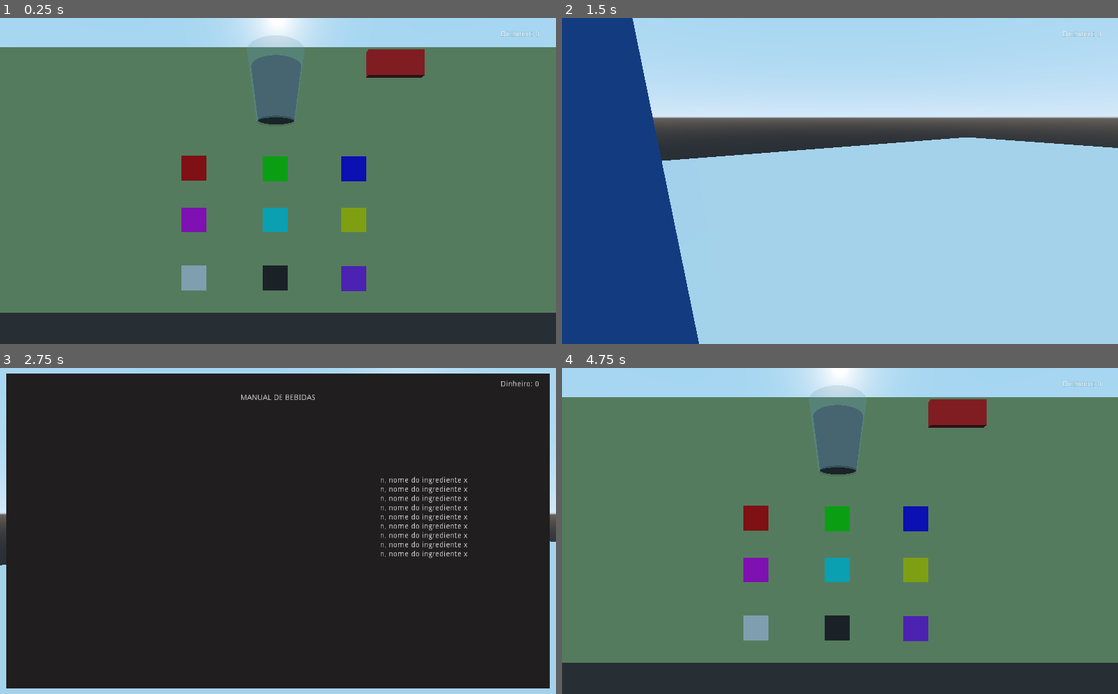
Above: before the commit, frames 1-4 (two rows, left to right).
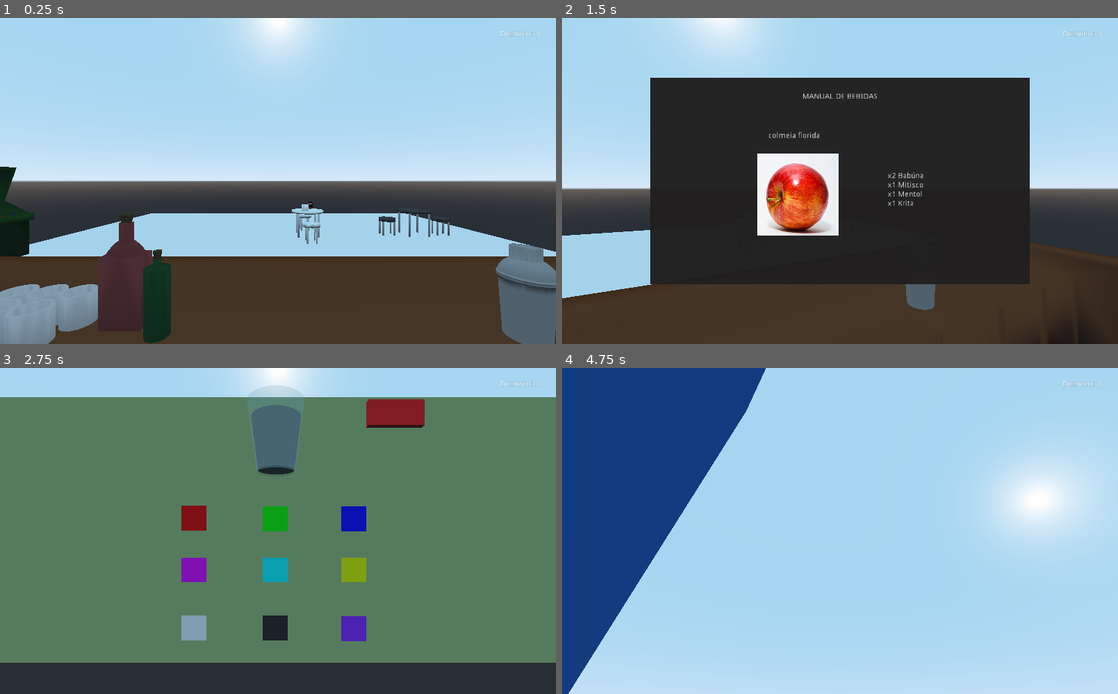
Above: after the commit, the same moments.

Repository: PMiguelez/Jogo
Game: Godot game, scene res://Scenes/Main.tscn
Same seed, same stepped clock (60 frames per second), same inputs: the game is played once before the commit and once after it. Before the commit the project starts from res://Scenes/Drinks.tscn.
Inputs (mouse positions are in pixels of both pictures, inside the frame that each line leads up to):
- Up to frame 1 (0.25 s): no input
- Up to frame 2 (1.5 s): tap Enter at 0.5 s; move the mouse to (962, 164) at 0.52 s; hold Right (ui_right) 0.53-1.25 s; hold Tab (open_dg) 0.53-1.25 s; click (962, 164) at 0.67 s; tap B (open_drinks) at 0.8 s; tap Space at 1.25 s; drag from (728, 197) to (812, 246) at 1.27 s
- Up to frame 3 (2.75 s): move the mouse to (333, 459) at 2.02 s; hold Right (ui_right) from 2.03 s (still down); hold Tab (open_dg) from 2.03 s (still down); click (333, 459) at 2.17 s; tap B (open_drinks) at 2.3 s
- Up to frame 4 (4.75 s): release Right (ui_right) at 2.75 s; release Tab (open_dg) at 2.75 s; tap Enter at 2.75, 4.25 s; drag from (812, 596) to (673, 482) at 2.77 s; tap Space at 3.5 s; move the mouse to (1006, 579) at 3.52 s; hold Left (ui_left) 3.53-4.25 s; hold Tab (open_dg) 3.53-4.25 s; click (1006, 579) at 3.67 s; tap B (open_drinks) at 3.8 s; drag from (673, 482) to (756, 449) at 4.27 s

The runs differ from the first frame. In frame 1, 90% of the frame differs, in the area x 0-100%, y 8-100%; in frame 2, 82%; in frame 3, 90%; in frame 4, 95%, in the area x 0-100%, y 0-100%.

Commit message:
Criando sistema de pedidos aleatórios / Melhorando design geral
Dando nomes aos ingredientes / Escolha de ingredientes e suas quantidades aleatória / Escolha de imagens aleatória / Escolha dos nomes das bebidas aleatória / Criação de objetos para a cena

Diff:
--- a/Scenes/DrinksGuide.tscn
+++ b/Scenes/DrinksGuide.tscn
@@ -1,6 +1,8 @@
-[gd_scene load_steps=2 format=2]
+[gd_scene load_steps=3 format=2]
 
 [ext_resource path="res://Scripts/DrinksGuide.gd" type="Script" id=1]
+
+[sub_resource type="StreamTexture" id=1]
 
 [node name="DrinksGuide" type="Control"]
 pause_mode = 2
@@ -13,20 +15,20 @@
 anchor_top = 0.5
 anchor_right = 0.5
 anchor_bottom = 0.5
-margin_left = -500.0
-margin_top = -290.0
-margin_right = 500.0
-margin_bottom = 290.0
+margin_left = -350.0
+margin_top = -190.0
+margin_right = 350.0
+margin_bottom = 190.0
 mouse_filter = 2
-color = Color( 0.129412, 0.121569, 0.121569, 1 )
+color = Color( 0.129412, 0.121569, 0.121569, 0.972549 )
 
 [node name="DrinksGuideTitle" type="Label" parent="."]
 anchor_left = 0.5
 anchor_right = 0.5
 margin_left = -150.0
-margin_top = 30.0
+margin_top = 120.0
 margin_right = 150.0
-margin_bottom = 80.0
+margin_bottom = 170.0
 text = "MANUAL DE BEBIDAS"
 align = 1
 valign = 1
@@ -34,14 +36,14 @@
 "_edit_use_anchors_": true
 }
 
-[node name="VBoxContainer" type="VBoxContainer" parent="."]
-margin_left = 700.0
-margin_top = 200.0
-margin_right = 861.0
-margin_bottom = 350.0
+[node name="IngredientsBox" type="VBoxContainer" parent="."]
+margin_left = 600.0
+margin_top = 250.0
+margin_right = 761.0
+margin_bottom = 400.0
 alignment = 1
 
-[node name="Label" type="Label" parent="VBoxContainer"]
+[node name="Ingredients" type="Label" parent="IngredientsBox"]
 margin_right = 161.0
 margin_bottom = 150.0
 text = "n, nome do ingrediente x
@@ -53,4 +55,19 @@
 n, nome do ingrediente x
 n, nome do ingrediente x
 n, nome do ingrediente x"
+
+[node name="DrinksName" type="Label" parent="."]
+margin_left = 375.0
+margin_top = 210.0
+margin_right = 480.0
+margin_bottom = 224.0
+text = "Nome da bebida"
 align = 1
+
+[node name="DrinksImage" type="TextureRect" parent="."]
+margin_left = 360.0
+margin_top = 250.0
+margin_right = 510.0
+margin_bottom = 400.0
+texture = SubResource( 1 )
+expand = true
--- a/Scenes/Main.tscn
+++ b/Scenes/Main.tscn
@@ -1,8 +1,14 @@
-[gd_scene load_steps=9 format=2]
+[gd_scene load_steps=49 format=2]
 
 [ext_resource path="res://Scenes/DrinksGuide.tscn" type="PackedScene" id=1]
 [ext_resource path="res://Scripts/camera_control.gd" type="Script" id=2]
 [ext_resource path="res://Scripts/Player.gd" type="Script" id=3]
+[ext_resource path="res://Models/Bar.obj" type="ArrayMesh" id=4]
+[ext_resource path="res://Models/Tables.obj" type="ArrayMesh" id=5]
+[ext_resource path="res://Models/Tables2.obj" type="ArrayMesh" id=6]
+[ext_resource path="res://Models/Arcades.obj" type="ArrayMesh" id=7]
+[ext_resource path="res://Models/Soda_can.obj" type="ArrayMesh" id=8]
+[ext_resource path="res://Models/banco_bar.obj" type="ArrayMesh" id=9]
 
 [sub_resource type="CubeMesh" id=1]
 
@@ -16,13 +22,114 @@
 
 [sub_resource type="BoxShape" id=5]
 
+[sub_resource type="SpatialMaterial" id=7]
+albedo_color = Color( 0.0705882, 0.254902, 0.113725, 1 )
+
+[sub_resource type="SpatialMaterial" id=17]
+albedo_color = Color( 0.647059, 0.627451, 0.627451, 1 )
+
+[sub_resource type="SpatialMaterial" id=18]
+albedo_color = Color( 0.470588, 0.203922, 0.203922, 1 )
+
+[sub_resource type="SpatialMaterial" id=19]
+albedo_color = Color( 0.317647, 0.235294, 0.145098, 1 )
+
+[sub_resource type="SpatialMaterial" id=20]
+albedo_color = Color( 0.427451, 0.239216, 0.129412, 1 )
+
+[sub_resource type="SpatialMaterial" id=21]
+albedo_color = Color( 0.807843, 0.756863, 0.756863, 1 )
+
+[sub_resource type="SpatialMaterial" id=13]
+albedo_color = Color( 0.752941, 0.745098, 0.745098, 1 )
+
+[sub_resource type="SpatialMaterial" id=14]
+albedo_color = Color( 0.752941, 0.745098, 0.745098, 1 )
+
+[sub_resource type="SpatialMaterial" id=15]
+albedo_color = Color( 0.305882, 0.278431, 0.278431, 1 )
+
+[sub_resource type="SpatialMaterial" id=16]
+albedo_color = Color( 0.305882, 0.278431, 0.278431, 1 )
+
+[sub_resource type="SpatialMaterial" id=22]
+albedo_color = Color( 0.141176, 0.552941, 0.109804, 1 )
+
+[sub_resource type="SpatialMaterial" id=23]
+albedo_color = Color( 0.231373, 0.231373, 0.231373, 1 )
+
+[sub_resource type="SpatialMaterial" id=24]
+albedo_color = Color( 0.713726, 0.0666667, 0.0666667, 1 )
+
+[sub_resource type="SpatialMaterial" id=25]
+albedo_color = Color( 0.0666667, 0.231373, 0.0431373, 1 )
+
+[sub_resource type="SpatialMaterial" id=26]
+albedo_color = Color( 0.603922, 0.482353, 0.027451, 1 )
+
+[sub_resource type="SpatialMaterial" id=27]
+albedo_color = Color( 0.196078, 0.141176, 0.427451, 1 )
+
+[sub_resource type="SpatialMaterial" id=28]
+albedo_color = Color( 0.403922, 0.376471, 0.376471, 1 )
+
+[sub_resource type="SpatialMaterial" id=29]
+albedo_color = Color( 0.776471, 0.690196, 0.690196, 1 )
+
+[sub_resource type="SpatialMaterial" id=30]
+albedo_color = Color( 0.529412, 0.0470588, 0.0470588, 1 )
+
+[sub_resource type="SpatialMaterial" id=31]
+albedo_color = Color( 0.0668945, 0.0611458, 0.0611458, 1 )
+
+[sub_resource type="SpatialMaterial" id=32]
+albedo_color = Color( 0.529412, 0.0470588, 0.0470588, 1 )
+
+[sub_resource type="SpatialMaterial" id=33]
+albedo_color = Color( 0.529412, 0.0470588, 0.0470588, 1 )
+
+[sub_resource type="SpatialMaterial" id=34]
+
+[sub_resource type="SpatialMaterial" id=35]
+albedo_color = Color( 0, 0, 0, 1 )
+
+[sub_resource type="SpatialMaterial" id=36]
+albedo_color = Color( 0, 0, 0, 1 )
+
+[sub_resource type="SpatialMaterial" id=37]
+albedo_color = Color( 0, 0, 0, 1 )
+
+[sub_resource type="SpatialMaterial" id=38]
+albedo_color = Color( 0, 0, 0, 1 )
+
+[sub_resource type="SpatialMaterial" id=39]
+albedo_color = Color( 0, 0, 0, 1 )
+
+[sub_resource type="SpatialMaterial" id=40]
+albedo_color = Color( 0, 0, 0, 1 )
+
+[sub_resource type="SpatialMaterial" id=41]
+albedo_color = Color( 0, 0, 0, 1 )
+
+[sub_resource type="SpatialMaterial" id=42]
+
+[sub_resource type="SpatialMaterial" id=43]
+albedo_color = Color( 0.529412, 0.0470588, 0.0470588, 1 )
+
+[sub_resource type="SpatialMaterial" id=44]
+albedo_color = Color( 0.529412, 0.0470588, 0.0470588, 1 )
+
+[sub_resource type="SpatialMaterial" id=45]
+albedo_color = Color( 0.529412, 0.0470588, 0.0470588, 1 )
+
 [node name="Main" type="Spatial"]
+transform = Transform( 1, 0, 0, 0, 1, 0, 0, 0, 1, 53.3649, 12.2011, -54.3815 )
 
 [node name="DrinksGuide" parent="." instance=ExtResource( 1 )]
 visible = false
 
 [node name="Floor" type="StaticBody" parent="."]
-transform = Transform( 30, 0, 0, 0, 2, 0, 0, 0, 30, 0, 0, 0 )
+transform = Transform( 40, 0, 0, 0, 2, 0, 0, 0, 40, 0, 0, -10 )
 __meta__ = {
 "_edit_group_": true
 }
@@ -35,11 +142,8 @@
 shape = SubResource( 2 )
 
 [node name="Player" type="KinematicBody" parent="."]
-transform = Transform( 1, 0, 0, 0, 2.5, 0, 0, 0, 1, 0, 4.6, 24 )
+transform = Transform( 1, 0, 0, 0, 6, 0, 0, 0, 1, 0, 8, 24 )
 script = ExtResource( 3 )
-__meta__ = {
-"_edit_group_": true
-}
 
 [node name="MeshInstance" type="MeshInstance" parent="Player"]
 mesh = SubResource( 4 )
@@ -51,6 +155,95 @@
 [node name="Camera" type="Camera" parent="Player"]
 transform = Transform( 1, 0, 0, 0, 0.333333, 0, 0, 0, 1, 0, 0.7, -1.1 )
 script = ExtResource( 2 )
-sensitivity = 0.15
+sensitivity = 0.25
 yaw_limit = 90
-pitch_limit = 40
+pitch_limit = 60
+
+[node name="Bar" type="MeshInstance" parent="."]
+transform = Transform( 0.3, 0, 0, 0, -1.31134e-08, 0.3, 0, -0.3, -1.31134e-08, 0.628, 1.9, 21.301 )
+mesh = ExtResource( 4 )
+material/0 = SubResource( 7 )
+material/1 = SubResource( 17 )
+material/2 = SubResource( 18 )
+material/3 = SubResource( 19 )
+material/4 = SubResource( 20 )
+material/5 = SubResource( 21 )
+
+[node name="Tables" type="MeshInstance" parent="."]
+transform = Transform( 0.3, 0, 0, 0, -1.31134e-08, 0.3, 0, -0.3, -1.31134e-08, 22.9483, 1.9, -19.501 )
+mesh = ExtResource( 5 )
+material/0 = SubResource( 13 )
+material/1 = SubResource( 14 )
+material/2 = SubResource( 15 )
+material/3 = SubResource( 16 )
+
+[node name="Tables2" type="MeshInstance" parent="."]
+transform = Transform( -1.31134e-08, -0.3, 0, -1.31134e-08, 5.73206e-16, 0.3, -0.3, 1.31134e-08, -1.31134e-08, 2.26389, 1.9, -21.7053 )
+mesh = ExtResource( 6 )
+material/0 = null
+material/1 = null
+material/2 = null
+material/3 = null
+material/4 = null
+
+[node name="Arcades" type="MeshInstance" parent="."]
+transform = Transform( -1.31134e-08, 0, 0.3, 0, 0.3, 0, -0.3, 0, -1.31134e-08, -39.7945, 14.3787, -4.351 )
+mesh = ExtResource( 7 )
+material/0 = SubResource( 22 )
+material/1 = SubResource( 23 )
+material/2 = SubResource( 24 )
+material/3 = SubResource( 25 )
+material/4 = SubResource( 26 )
+material/5 = SubResource( 27 )
+
+[node name="Soda_can" type="MeshInstance" parent="."]
+transform = Transform( 0.012, 0, 0, 0, -5.24537e-10, 0.012, 0, -0.012, -5.24537e-10, 6.17869, 6.8722, -21.9014 )
+mesh = ExtResource( 8 )
+material/0 = SubResource( 28 )
+material/1 = SubResource( 29 )
+material/2 = SubResource( 30 )
+material/3 = SubResource( 31 )
+material/4 = SubResource( 32 )
+material/5 = SubResource( 33 )
+material/6 = SubResource( 34 )
+material/7 = SubResource( 35 )
+material/8 = SubResource( 36 )
+material/9 = SubResource( 37 )
+material/10 = SubResource( 38 )
+material/11 = SubResource( 39 )
+material/12 = SubResource( 40 )
+material/13 = SubResource( 41 )
+material/14 = SubResource( 42 )
+material/15 = SubResource( 43 )
+material/16 = SubResource( 44 )
+material/17 = SubResource( 45 )
+
+[node name="banco_bar" type="MeshInstance" parent="."]
+transform = Transform( 0.3, 0, 0, 0, -1.31134e-08, 0.4, 0, -0.3, -1.74846e-08, 9, 1.9, 3 )
+mesh = ExtResource( 9 )
+material/0 = null
+material/1 = null
+
+[node name="banco_bar2" type="MeshInstance" parent="."]
+transform = Transform( 0.3, 0, 0, 0, -1.31134e-08, 0.4, 0, -0.3, -1.74846e-08, 2, 1.9, 3 )
+mesh = ExtResource( 9 )
+material/0 = null
+material/1 = null
+
+[node name="banco_bar3" type="MeshInstance" parent="."]
+transform = Transform( 0.3, 0, 0, 0, -1.31134e-08, 0.4, 0, -0.3, -1.74846e-08, -5, 1.9, 3 )
+mesh = ExtResource( 9 )
+material/0 = null
+material/1 = null
+
+[node name="banco_bar4" type="MeshInstance" parent="."]
+transform = Transform( 0.3, 0, 0, 0, -1.31134e-08, 0.4, 0, -0.3, -1.74846e-08, -12, 1.9, 3 )
+mesh = ExtResource( 9 )
+material/0 = null
+material/1 = null
+
+[node name="banco_bar5" type="MeshInstance" parent="."]
+transform = Transform( 0.3, 0, 0, 0, -1.31134e-08, 0.4, 0, -0.3, -1.74846e-08, -19, 1.9, 3 )
+mesh = ExtResource( 9 )
+material/0 = null
+material/1 = null
--- a/Scripts/DrinksGuide.gd
+++ b/Scripts/DrinksGuide.gd
@@ -7,6 +7,66 @@
 		self.open_dg = !open_dg
 
 func set_menu_open(value):
+	makeDrink()
+	serialize()
 	open_dg = value
 	get_tree().paused = open_dg
 	visible = open_dg
+
+var subs_m = ["padre", "boi", "destilado", "velho", "amor", "cavalo", "martelo", "dia", "capim", "vampiro", "lobisomen", "pedreiro", "camarada", "chefe", "antigo", "onibus", "corvo", "defunto", "ferro", "bronze", "cobre", "acido", "jardim", "bagre", "balde", "prego", "parafuso", "matagal", "jumento", "alemao", "leite", "alienigena"]
+var subs_f = ['batida', 'praia', 'cadela', 'colmeia', 'floresta', 'ilha', 'noite', 'nuvem', 'flor', 'agua', 'terra', 'fenix', 'chuva', 'tanajura', 'caixa', 'crianca', 'orquidea', 'tempestade']
+
+var adj_m = ["envenenado", "infernal", "austro-hungaro", "na praia", "maluco", "flamejante", "congelante", "congelado", "reluzente", "equilibrado", "desbocado", "florido", "marinho", "debochado", "agressivo", "bruto", "duvidoso", "charmoso", "fabuloso", "estourado", "euforico", "heroico", "explosivo", "jubiloso", "magnetico", "malicioso", "luxuoso", "gigante", "notavel", "puro", "radiante", "sapeca", "sedutor", "suculento", "tendencioso", "tirano", "verdadeiro", "weberiano", "wesleyano", "xenofobico", "serelepe", "zangado", "zen"]
+var adj_f = ["envenenada", "infernal", "austro-hungara", "na praia", "maluca", "flamejante", "congelante", "congelada", "reluzente", "equilibrada", "desbocada", "florida", "marinha", "debochada", "agressiva", "bruta", "duvidosa", "charmosa", "fabulosa", "estourada", "euforica", "heroica", "explosiva", "jubilosa", "magnetica", "maliciosa", "luxuosa", "gigante", "notavel", "pura", "radiante", "sapeca", "sedutora", "suculenta", "tendenciosa", "tirana", "verdadeira", "weberiana", "wesleyana", "xenofobica", "serelepe", "zangada", "zen"]
+
+var drink_name = "padre austro-húngaro"
+var drink_ingredients = [2,1,0,0,0,0,5,0,0]
+var image_index = 0
+
+var ingredients_names = ["Babúna", "Mitisco", "Calilme", "Xucrute", "Mentol", "Krita", "Jebão", "Tobias", "Banana"]
+
+var random_gen = RandomNumberGenerator.new()
+
+func serialize():
+	var strIngredients = ""
+	for i in range(len(drink_ingredients)):
+		if drink_ingredients[i] > 0:
+			strIngredients += "x" + str(drink_ingredients[i]) + " " + ingredients_names[i] + "\n"
+
+	$IngredientsBox/Ingredients.text = strIngredients
+	$DrinksName.text = drink_name
+	$DrinksImage.set_texture(load("res://DrinksImages/"+str(image_index)+".jpg"))
+
+func makeDrink():
+	drink_ingredients = [0,0,0,0,0,0,0,0,0]
+
+	# choosing drink ingredients
+	var random_num = random_gen.randi_range(1,45)
+	var diversity = 0
+	while random_num > 0:
+		random_num -= (9-diversity)
+		diversity += 1
+
+	var chosen = [0,1,2,3,4,5,6,7,8]
+	for x in range((9-diversity)):
+		chosen.remove(random_gen.randi_range(0, len(chosen)-1))
+
+	var total = 1
+	var expected = 1
+	for i in chosen:
+		drink_ingredients[i] = random_gen.randi_range(1, max(1, int(5 * total/expected)))
+		total += drink_ingredients[i]
+		expected += 5
+
+	# choosing drink name
+	random_num = random_gen.randi_range(0, len(subs_m) + len(subs_f) - 1)
+	if random_num < len(subs_m):
+		drink_name = subs_m[random_num] + " " + adj_m[random_gen.randi_range(0, len(adj_m)-1)]
+	else:
+		drink_name = subs_f[random_num - len(subs_m)] + " " + adj_f[random_gen.randi_range(0, len(adj_f)-1)]
+
+	# choosing drink image
+	image_index = random_gen.randi_range(1, 2)
+
+func _ready():
+	random_gen.randomize()
--- a/Scripts/camera_control.gd
+++ b/Scripts/camera_control.gd
@@ -6,7 +6,7 @@
 # User settings:
 # General settings
 export var enabled = true setget set_enabled
-export(int, "Visible", "Hidden", "Caputered, Confined") var mouse_mode = 3
+export(int, "Visible", "Hidden", "Caputered, Confined") var mouse_mode = 2
 
 # Mouslook settings
 export var mouselook = true
--- a/project.godot
+++ b/project.godot
@@ -11,7 +11,7 @@
 [application]
 
 config/name="SpacialBarman"
-run/main_scene="res://Scenes/Drinks.tscn"
+run/main_scene="res://Scenes/Main.tscn"
 config/icon="res://icon.png"
 
 [autoload]
Binary file added: DrinksImages/1.jpg
Not shown, added: DrinksImages/1.jpg.import
Binary file added: DrinksImages/2.jpg
Not shown, added: DrinksImages/2.jpg.import
Binary file added: IngredientsImages/banana.png
Not shown, added: IngredientsImages/banana.png.import
Not shown, added: Models/Arcades.obj
Not shown, added: Models/Arcades.obj.import
Not shown, added: Models/Bar.obj
Not shown, added: Models/Bar.obj.import
Not shown, added: Models/Soda_can.obj
Not shown, added: Models/Soda_can.obj.import
(and 6 more such lines)
